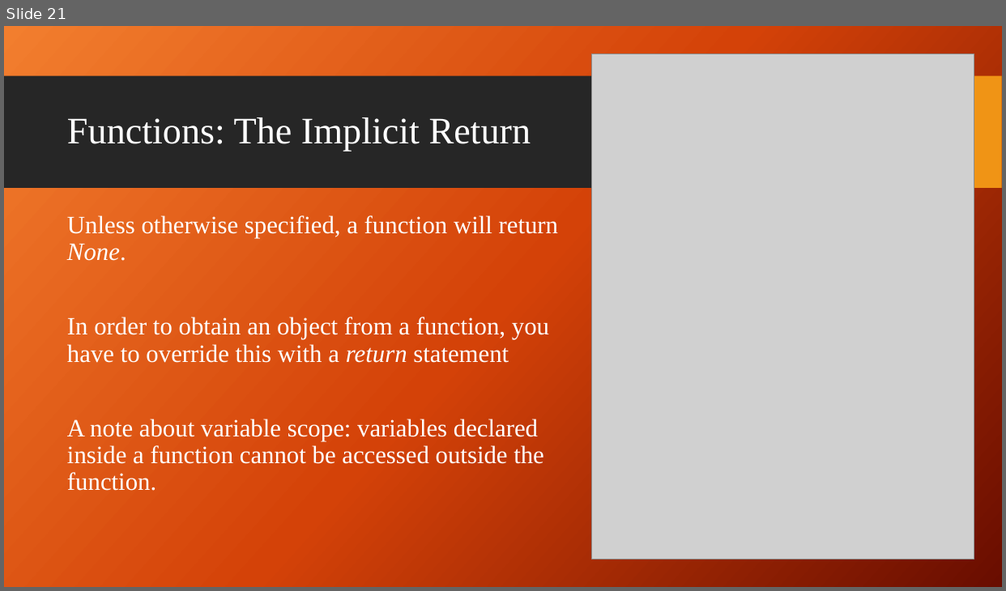
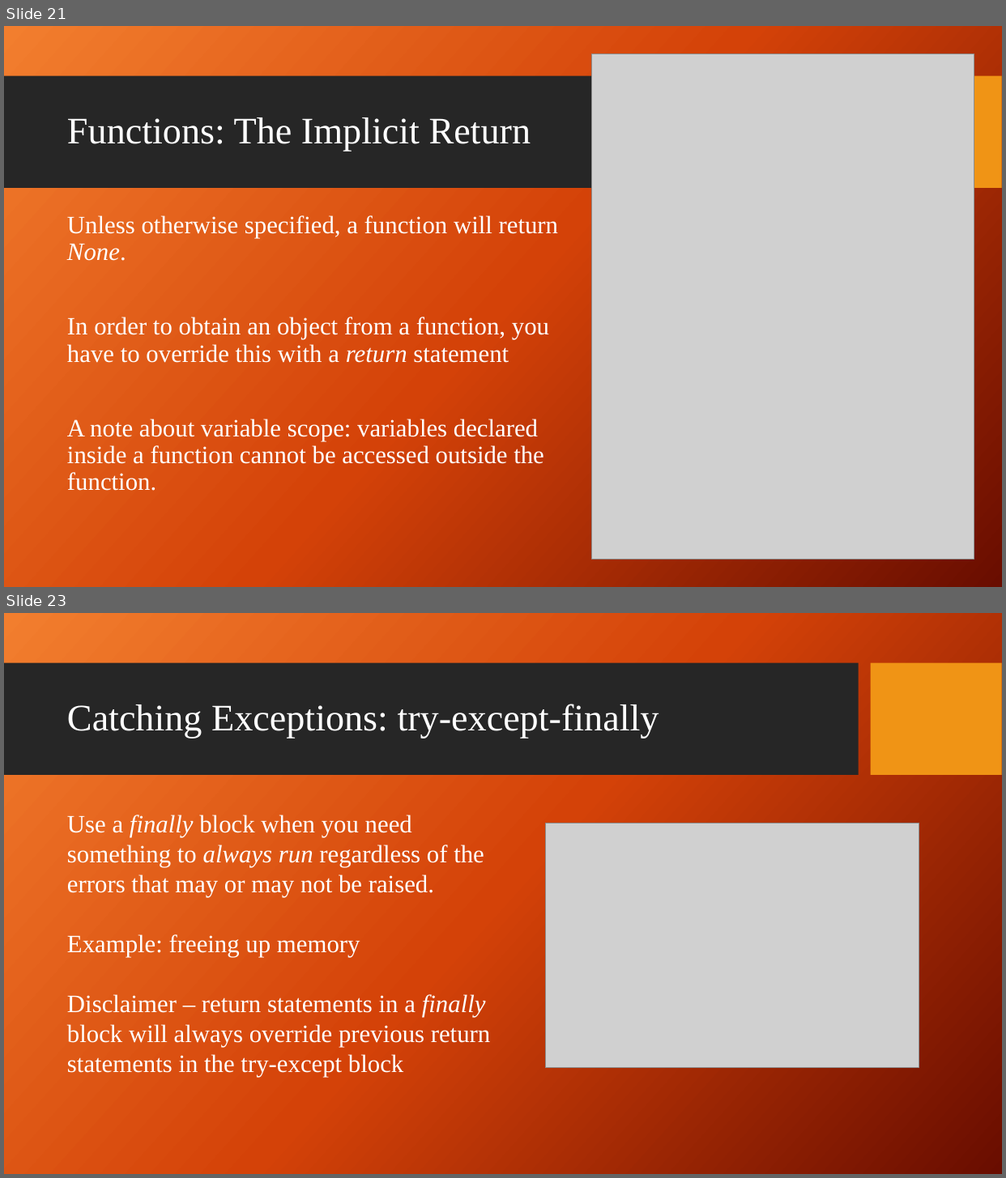
Before and after one commit to giganano/PythonBootcamp, a slide deck: slides/review.pptx. Shown one above the other, each under a label of ours: slide 21 before the commit, slides 21 and 23 after it; the slides between them are not shown. The pictures are 1006x591 and 1006x1178 pixels, drawn with LibreOffice and Linux fonts; fonts in the diff are those of the drawing; grey boxes stand for pictures; background and template pictures are left out. Boxes give left, top, right and bottom in pixels: in the first picture for what was removed or moved away, otherwise in the second. Text is boxed around its words. In the diff, an @@ line names an element or a change of style, - is before the commit and + after.

Commit message:
slides: try-except-finally added to review ; exercises: terminal and imports

```diff
--- a/slides/review.pptx
+++ b/slides/review.pptx
@@ slide 23 added at (4,613,1002,1174), background picture (left out); not listed: 2 template elements that a slide beside it also shows @@
@@ title added at (67,704,659,738), 36 pt, text #FFFFFF @@
+Catching Exceptions: try-except-finally
@@ text added at (67,815,491,1077), 24 pt, text #FFFFFF @@
+Use a finally block when you need something to always run regardless of the errors that may or may not be raised.
+Example: freeing up memory
+Disclaimer – return statements in a finally block will always override previous return statements in the try-except block
@@ picture added at (545,823,918,1068) @@
```
Also in this commit, not shown: 2 slides changed, 1 other slide added, 38 other files.
